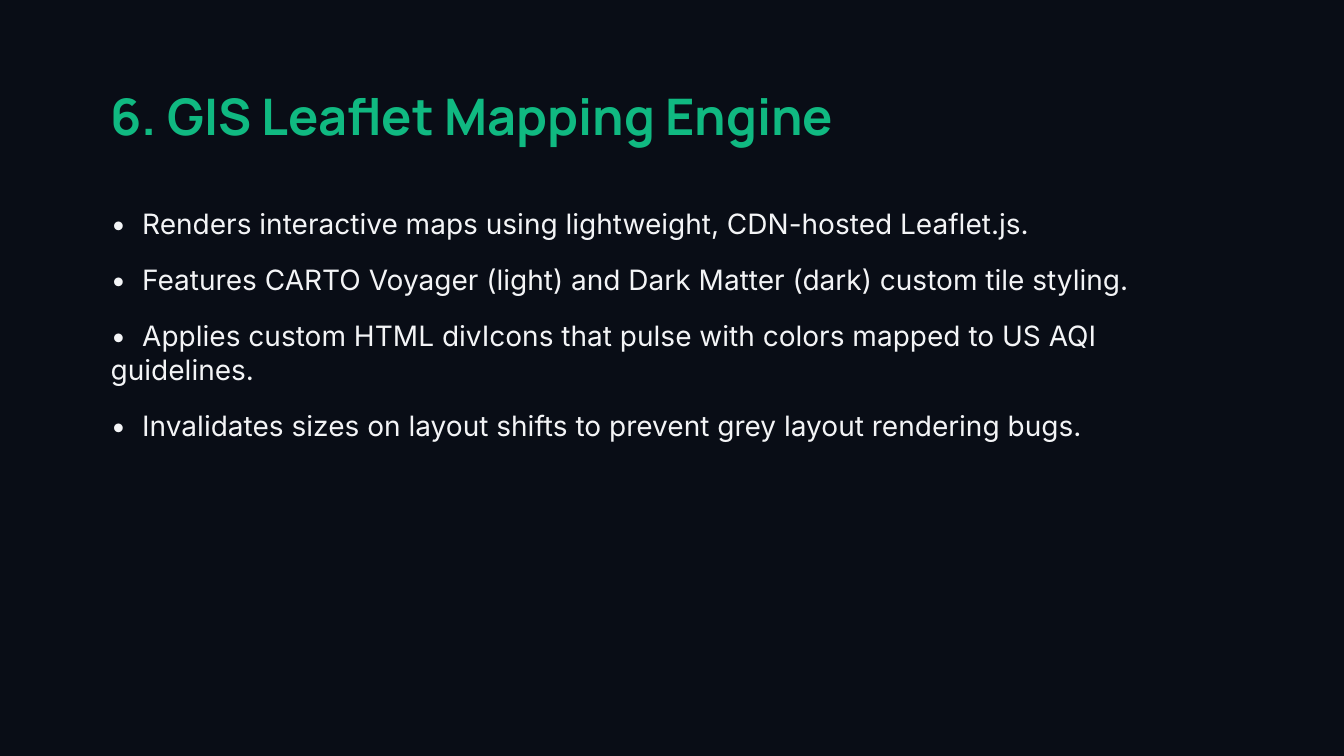
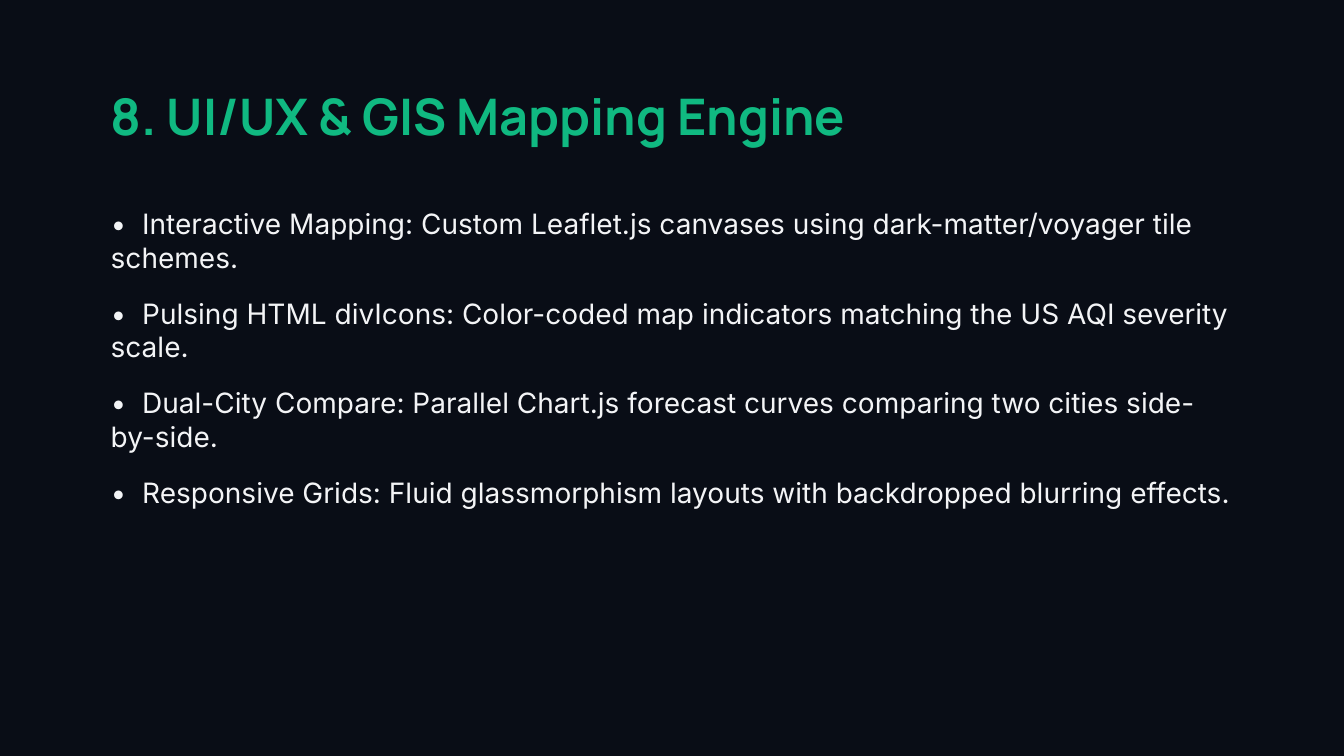
Before and after one commit to Shivaraj519/AeroQuest, a slide deck: slide 9 of AeroQuest_Presentation.pptx (slide 7 before the commit). Drawn at 1344x756 pixels with LibreOffice and Linux fonts; fonts in the diff are those of the drawing. Boxes give left, top, right and bottom in pixels: in the first picture for what was removed or moved away, otherwise in the second. Text is boxed around its words. In the diff, an @@ line names an element or a change of style, - is before the commit and + after.

```diff
--- a/AeroQuest_Presentation.pptx
+++ b/AeroQuest_Presentation.pptx
@@ text at (111, 98, 845, 148): text changed @@
-6. GIS Leaflet Mapping Engine
+8. UI/UX & GIS Mapping Engine
@@ text at (111, 212, 1229, 509): text changed @@
-• Renders interactive maps using lightweight, CDN-hosted Leaflet.js.
-• Features CARTO Voyager (light) and Dark Matter (dark) custom tile styling.
-• Applies custom HTML divIcons that pulse with colors mapped to US AQI guidelines.
-• Invalidates sizes on layout shifts to prevent grey layout rendering bugs.
+• Interactive Mapping: Custom Leaflet.js canvases using dark-matter/voyager tile schemes.
+• Pulsing HTML divIcons: Color-coded map indicators matching the US AQI severity scale.
+• Dual-City Compare: Parallel Chart.js forecast curves comparing two cities side-by-side.
+• Responsive Grids: Fluid glassmorphism layouts with backdropped blurring effects.
```
Also in this commit, not shown: 4 other slides changed, 4 slides added, 4 slides removed, 1 other file.
